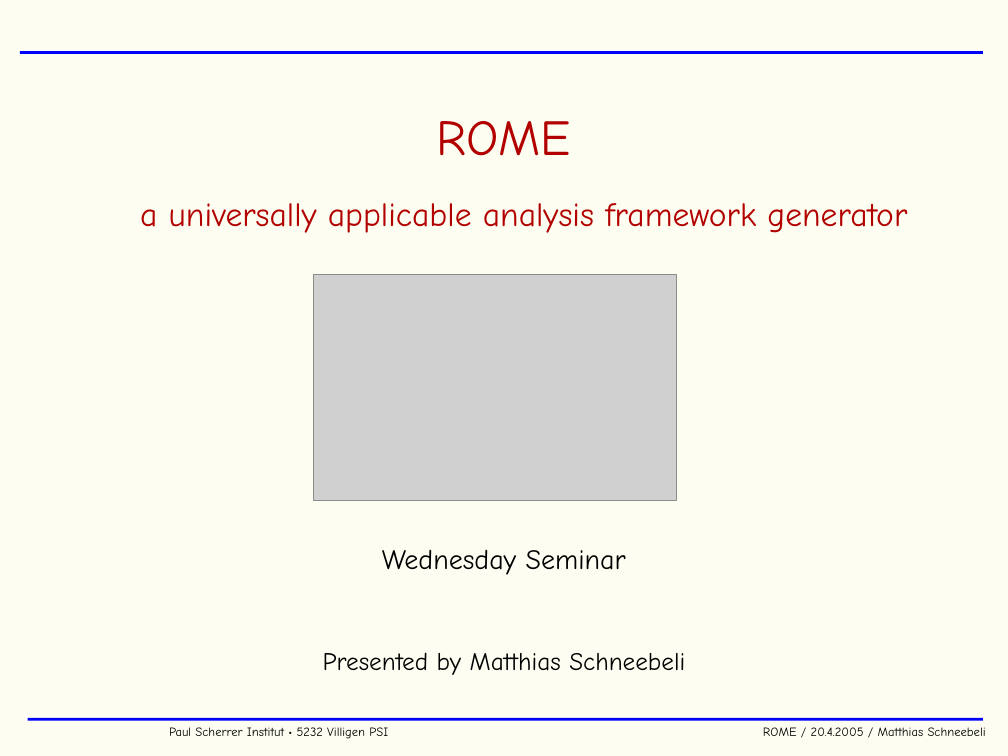
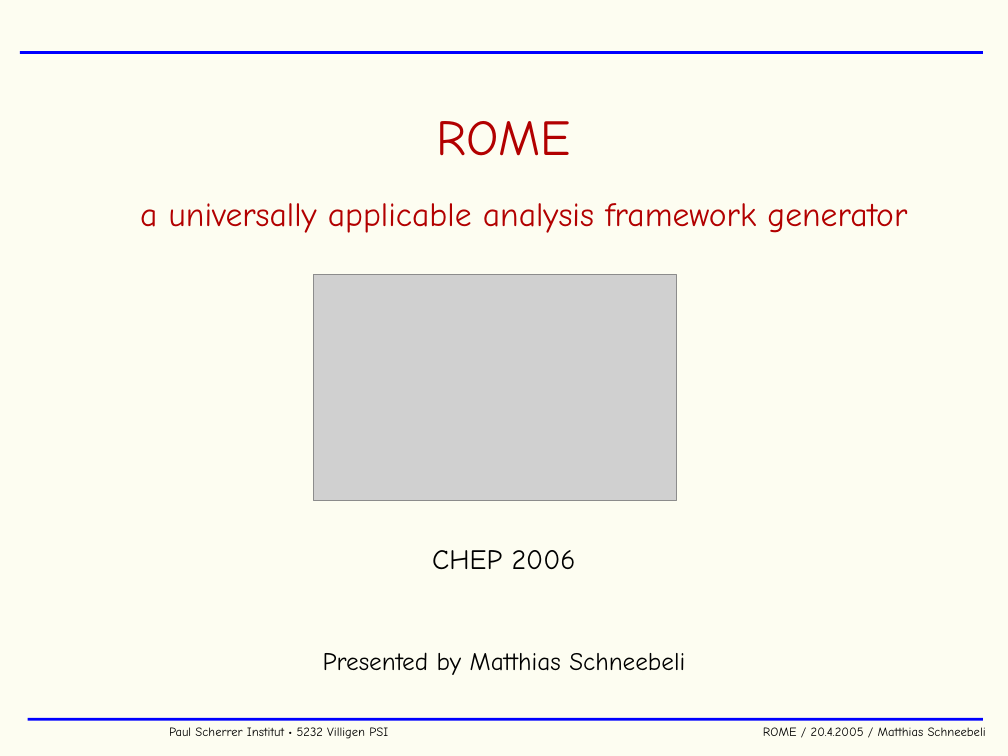
Before and after one commit to cjpl/rome, a slide deck: slide 2 of rome/documentation/ROME.ppt. Drawn at 1008x756 pixels with LibreOffice and Linux fonts; fonts in the diff are those of the drawing; grey boxes stand for pictures; background and template pictures are left out. Boxes give left, top, right and bottom in pixels: in the first picture for what was removed or moved away, otherwise in the second. Text is boxed around its words. In the diff, an @@ line names an element or a change of style, - is before the commit and + after.

```diff
--- a/rome/documentation/ROME.ppt
+++ b/rome/documentation/ROME.ppt
@@ text at (x1=432, y1=550, x2=576, y2=569): text changed @@
-Wednesday Seminar
+CHEP 2006
```
Also in this commit, not shown: 7 other slides changed, 4 slides added, 8 slides removed, 3 other files.
